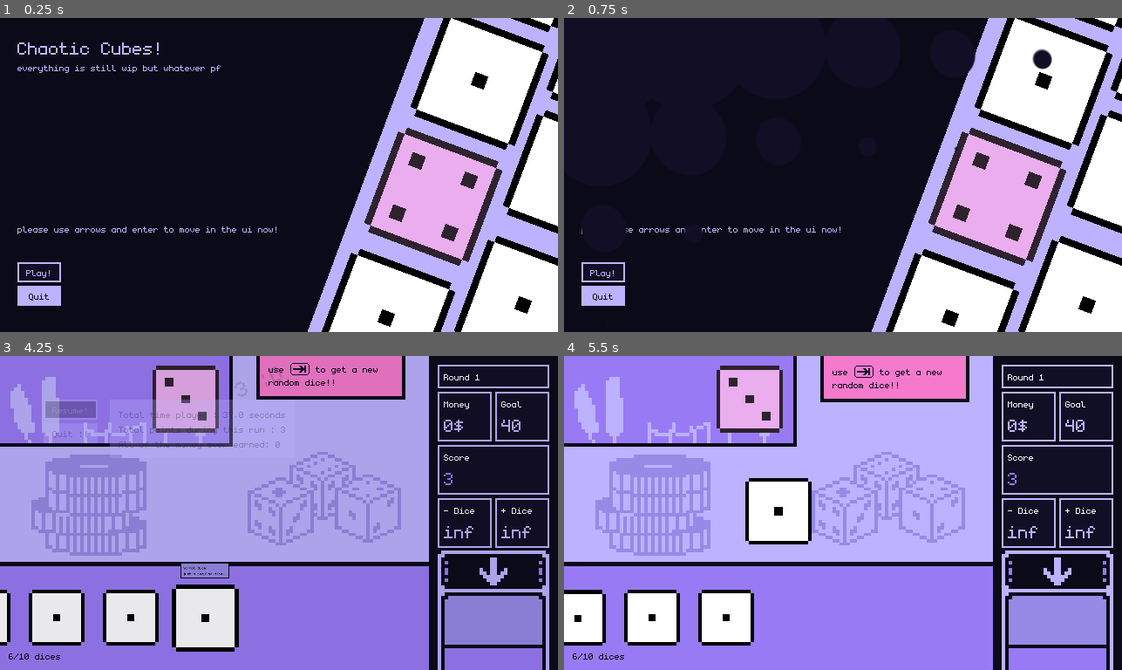
Above: before the commit, frames 1-4 (two rows, left to right).
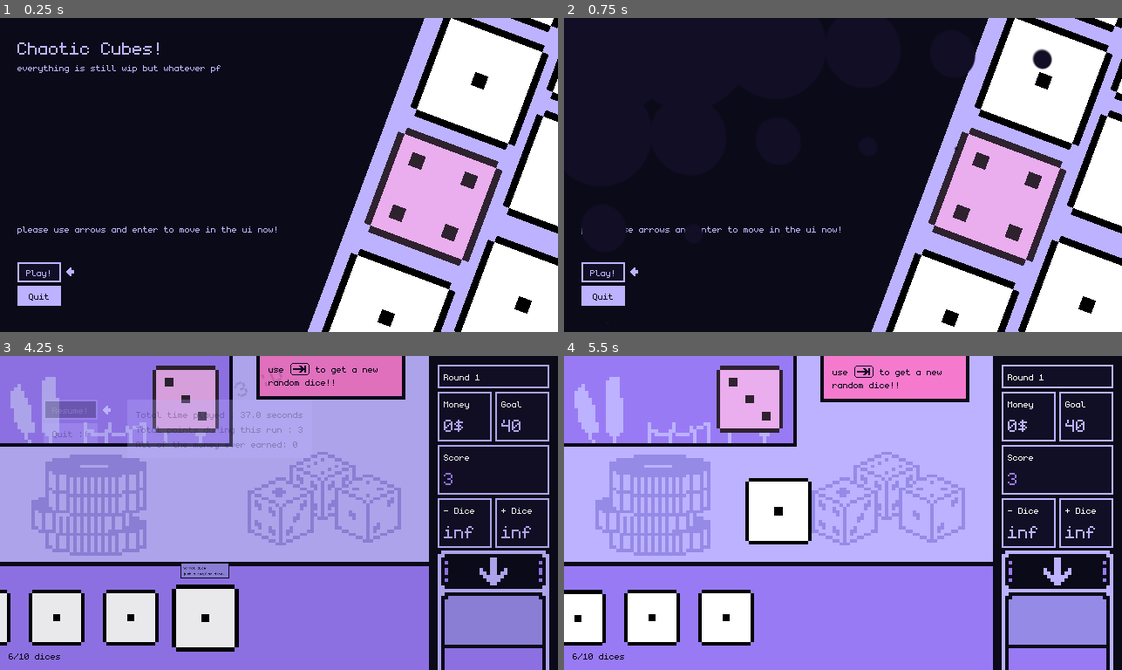
Above: after the commit, the same moments.

Repository: espcaa/chaotic-cubes
Game: Godot game, scene res://scenes/main_menu.tscn
Same seed, same stepped clock (60 frames per second), same inputs: the game is played once before the commit and once after it. Sound files missing from this copy of the repository are replaced by a short silence.
Inputs:
- Up to frame 1 (0.25 s): no input
- Up to frame 2 (0.75 s): tap Enter (play) at 0.5, 0.6 s; hold D (right) from 0.53 s (still down)
- Up to frame 3 (4.25 s): release D (right) at 1.28 s; hold A (left) 1.28-2.03 s; tap Tab (draw) at 1.35 s; tap Enter (play) at 1.55, 2.1, 3.05, 3.6 s; hold D (right) 2.03-2.78 s; hold Up (ui_up) 2.78-3.53 s; tap Down (remove_dice) at 2.85 s; hold A (left) from 3.53 s (still down); tap Escape (pause) at 4.15 s
- Up to frame 4 (5.5 s): keep holding A (left); tap Tab (draw) at 4.35 s; tap Enter (play) at 4.55, 5.1 s

The runs differ from the first frame. In frame 1, less than 0.1% of the frame differs, in the area x 11-14%, y 79-83%; in frame 2, less than 0.1%; in frame 3, 0.5%, in the area x 18-55%, y 15-30%; in frame 4, nothing differs.

Commit message:
better buttons

Diff:
--- a/scenes/custom_button.gd
+++ b/scenes/custom_button.gd
@@ -7,6 +7,7 @@
 
 @export var non_focused_outline_removed: bool = false
 @export var focused_outline_removed: bool = false
+@export var inverse_arrow_color: bool = false
 
 # Optional custom colors
 @export var custom_bg_color: Color = Color.TRANSPARENT
@@ -26,14 +27,24 @@
 var stylebox_normal: StyleBoxFlat
 var stylebox_hover: StyleBoxFlat
 
+var focused: bool = false
+
 
 func _ready() -> void:
 	text = label_text
 	add_theme_font_size_override("font_size", font_size)
 	_update_styles()
+	await get_tree().process_frame
+	$arrow.position.x = self.size.x + 12
+	$arrow.position.y = self.size.y / 2
 
 
 func _process(_delta: float) -> void:
+	if not focused:
+		$arrow.hide()
+	else:
+		$arrow.show()
+
 	var bg_color_real = get_palette_color(bg_color, custom_bg_color)
 	var font_color_real = get_palette_color(text_color, custom_text_color)
 
@@ -51,7 +62,10 @@
 
 	# Font color
 	add_theme_color_override("font_color", font_color_real)
-
+	if not inverse_arrow_color:
+		$arrow.set_instance_shader_parameter("primary_replaced_color", bg_color_real)
+	else:
+		$arrow.set_instance_shader_parameter("primary_replaced_color", font_color_real)
 	# Normal
 	var style_normal := StyleBoxFlat.new()
 	style_normal.bg_color = bg_color_real
--- a/scenes/custom_button.tscn
+++ b/scenes/custom_button.tscn
@@ -1,7 +1,9 @@
-[gd_scene load_steps=7 format=3 uid="uid://d26hs8spvqyjy"]
+[gd_scene load_steps=10 format=3 uid="uid://d26hs8spvqyjy"]
 
 [ext_resource type="FontFile" uid="uid://dplyku4eceytx" path="res://assets/fonts/monogram-extended.ttf" id="1_bfr1r"]
 [ext_resource type="Script" uid="uid://dlylufk4kmq13" path="res://scenes/custom_button.gd" id="1_ql6db"]
+[ext_resource type="Texture2D" uid="uid://y6usve2iqnap" path="res://assets/arrow.png" id="3_32hcy"]
+[ext_resource type="Shader" uid="uid://hi56rfnncpf1" path="res://scenes/dice_machine.gdshader" id="3_yt7k8"]
 
 [sub_resource type="StyleBoxFlat" id="StyleBoxFlat_bfr1r"]
 
@@ -10,6 +12,9 @@
 [sub_resource type="StyleBoxEmpty" id="StyleBoxEmpty_bfr1r"]
 
 [sub_resource type="StyleBoxFlat" id="StyleBoxFlat_32hcy"]
+
+[sub_resource type="ShaderMaterial" id="ShaderMaterial_qw48a"]
+shader = ExtResource("3_yt7k8")
 
 [node name="custom_button" type="Button"]
 offset_right = 8.0
@@ -22,3 +27,12 @@
 theme_override_styles/normal = SubResource("StyleBoxFlat_32hcy")
 script = ExtResource("1_ql6db")
 hover_color = 4
+
+[node name="arrow" type="Sprite2D" parent="."]
+texture_filter = 1
+material = SubResource("ShaderMaterial_qw48a")
+instance_shader_parameters/accent_replaced_color = Color(0.537951, 0.0952208, 0.104109, 1)
+instance_shader_parameters/primary_replaced_color = Color(0, 0.65098, 0, 1)
+instance_shader_parameters/replace_color_to_primary = Color(0.909804, 0.231373, 0.231373, 1)
+instance_shader_parameters/replace_color_to_secondary = Color(0, 0, 0, 1)
+texture = ExtResource("3_32hcy")
--- a/scenes/focus_container.gd
+++ b/scenes/focus_container.gd
@@ -64,7 +64,15 @@
 	for i in range(buttons.size()):
 		if buttons[i] == btn:
 			btn.set_light_font_color()
+			btn.focused = true
 			btn.add_theme_stylebox_override("normal", buttons[i].stylebox_hover)
 		else:
 			buttons[i].set_dark_font_color()
+			buttons[i].focused = false
 			buttons[i].add_theme_stylebox_override("normal", buttons[i].stylebox_normal)
+
+
+func reset() -> void:
+	focused_index = 0
+	if buttons.size() > 0:
+		focus_btn(buttons[focused_index])
--- a/scenes/lose_menu.gd
+++ b/scenes/lose_menu.gd
@@ -6,3 +6,18 @@
 	UserData.can_pause = false
 	$AnimationPlayer.play("lose")
 	%LoseButtonContainer.active = true
+	%LoseButtonContainer.reset()
+
+
+func _on_quit_pressed() -> void:
+	UserData.reset_game()
+	Transitioner.load_scene_with_transition(
+		"res://scenes/main_menu.tscn", self, Enums.ColorRole.SECONDARY
+	)
+
+
+func _on_restart_pressed() -> void:
+	UserData.reset_game()
+	Transitioner.load_scene_with_transition(
+		"res://scenes/first_level_game_ui.tscn", self, Enums.ColorRole.SECONDARY
+	)
--- a/scenes/lose_menu.tscn
+++ b/scenes/lose_menu.tscn
@@ -170,11 +170,12 @@
 mouse_filter = 2
 theme_override_constants/margin_top = 10
 
-[node name="resume_button" parent="MarginContainer/colored_container/MarginContainer/LoseButtonContainer/MarginContainer2" instance=ExtResource("4_5i75y")]
+[node name="restart" parent="MarginContainer/colored_container/MarginContainer/LoseButtonContainer/MarginContainer2" instance=ExtResource("4_5i75y")]
 z_index = 100
 layout_mode = 2
 bg_color = 5
 focused_outline_removed = true
+inverse_arrow_color = true
 label_text = "Restart"
 
 [node name="MarginContainer3" type="MarginContainer" parent="MarginContainer/colored_container/MarginContainer/LoseButtonContainer"]
@@ -183,14 +184,18 @@
 mouse_filter = 2
 theme_override_constants/margin_top = 0
 
-[node name="resume_button" parent="MarginContainer/colored_container/MarginContainer/LoseButtonContainer/MarginContainer3" instance=ExtResource("4_5i75y")]
+[node name="quit" parent="MarginContainer/colored_container/MarginContainer/LoseButtonContainer/MarginContainer3" instance=ExtResource("4_5i75y")]
 z_index = 100
 layout_mode = 2
 bg_color = 5
 focused_outline_removed = true
+inverse_arrow_color = true
 label_text = "Quit"
 
 [node name="AnimationPlayer" type="AnimationPlayer" parent="."]
 libraries = {
 &"": SubResource("AnimationLibrary_sjwyb")
 }
+
+[connection signal="pressed" from="MarginContainer/colored_container/MarginContainer/LoseButtonContainer/MarginContainer2/restart" to="." method="_on_restart_pressed"]
+[connection signal="pressed" from="MarginContainer/colored_container/MarginContainer/LoseButtonContainer/MarginContainer3/quit" to="." method="_on_quit_pressed"]
--- a/scenes/pause_menu.gd
+++ b/scenes/pause_menu.gd
@@ -3,7 +3,7 @@
 
 func _input(event: InputEvent) -> void:
 	# catch the "pause" action to toggle the pause menu
-	if Input.is_action_just_pressed("pause") and not event.echo and not UserData.can_pause == false:
+	if Input.is_action_just_pressed("pause") and not event.echo and UserData.can_pause:
 		if UserData.paused == false:
 			pause_game()
 		else:
--- a/scenes/pause_menu.tscn
+++ b/scenes/pause_menu.tscn
@@ -122,7 +122,7 @@
 
 [node name="MarginContainer" type="MarginContainer" parent="colored_container/MarginContainer/HBoxContainer"]
 layout_mode = 2
-theme_override_constants/margin_left = 10
+theme_override_constants/margin_left = 30
 
 [node name="colored_container" parent="colored_container/MarginContainer/HBoxContainer/MarginContainer" instance=ExtResource("1_n87rw")]
 layout_mode = 2
--- a/scenes/transitioner.gd
+++ b/scenes/transitioner.gd
@@ -37,12 +37,11 @@
 
 
 func _on_animation_player_animation_finished(anim_name: StringName) -> void:
-	if anim_name == "in":
-		if next_scene_instance != null:
-			for i in nuking_scene.get_children():
-				i.queue_free()
-			nuking_scene.queue_free()
-			get_tree().get_root().add_child(next_scene_instance)
-			get_tree().set_current_scene(next_scene_instance)
-			next_scene_instance = null
-			$AnimationPlayer.play("out")
+	if anim_name == "in" and next_scene_instance != null:
+		var current = get_tree().current_scene
+		if current != null:
+			current.queue_free()  # Free the old scene completely
+		get_tree().get_root().add_child(next_scene_instance)
+		get_tree().set_current_scene(next_scene_instance)
+		next_scene_instance = null
+		$AnimationPlayer.play("out")
--- a/scenes/user_data.gd
+++ b/scenes/user_data.gd
@@ -6,7 +6,7 @@
 var time_run: float = 0.0
 var timer_running: bool = false
 var money: int = 0
-var can_pause : bool = true
+var can_pause: bool = true
 
 @onready var RandomDiceManager = $RandomDiceManager
 
@@ -38,3 +38,13 @@
 func reset_time() -> void:
 	time_run = 0.0
 	timer_running = true
+
+
+func reset_game() -> void:
+	current_score = 0
+	total_run_score = 0
+	time_run = 0.0
+	timer_running = false
+	paused = false
+	money = 0
+	can_pause = true
Binary file added: assets/arrow.png
Not shown, added: assets/arrow.png.import
Binary file added: assets/source/arrow.aseprite
